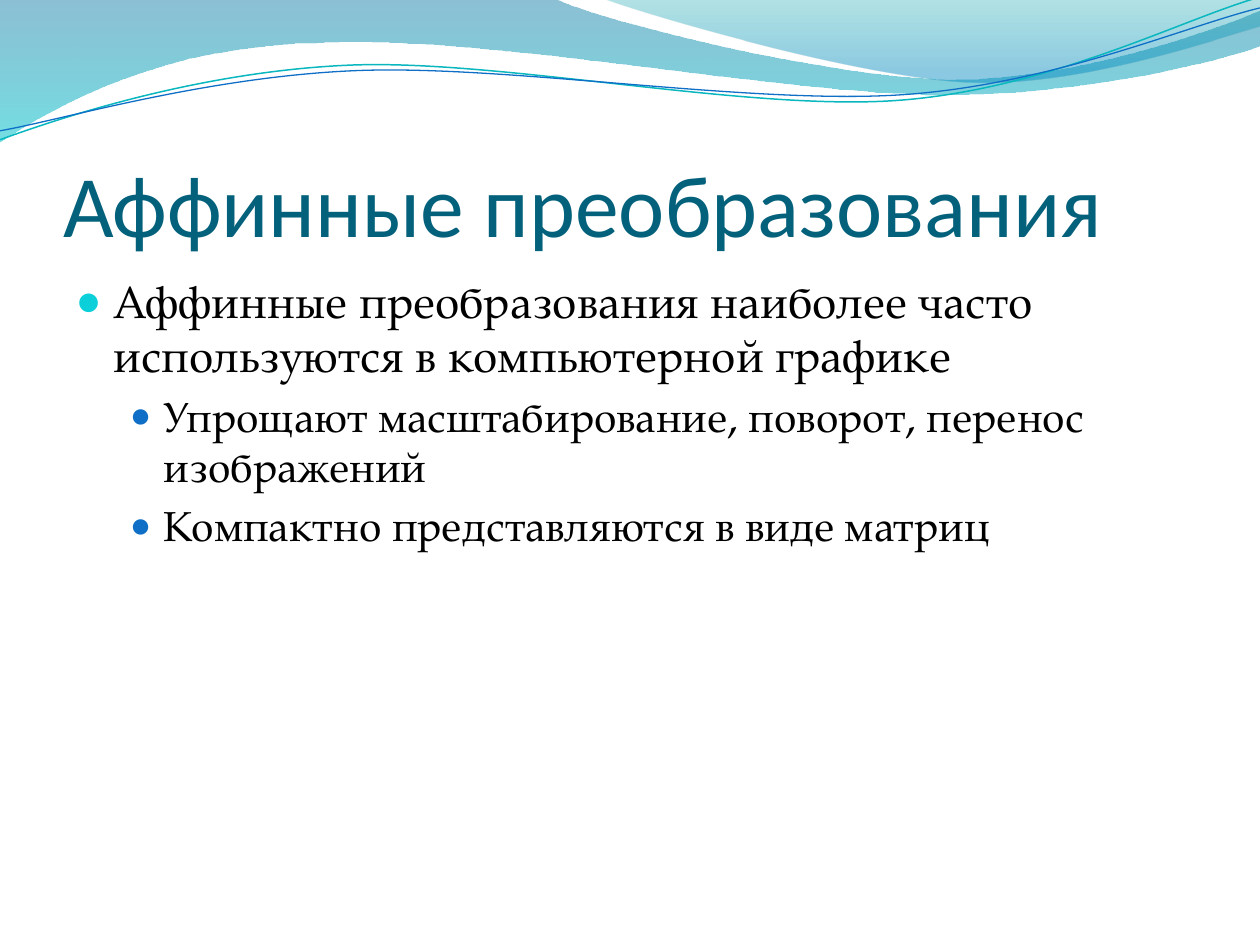
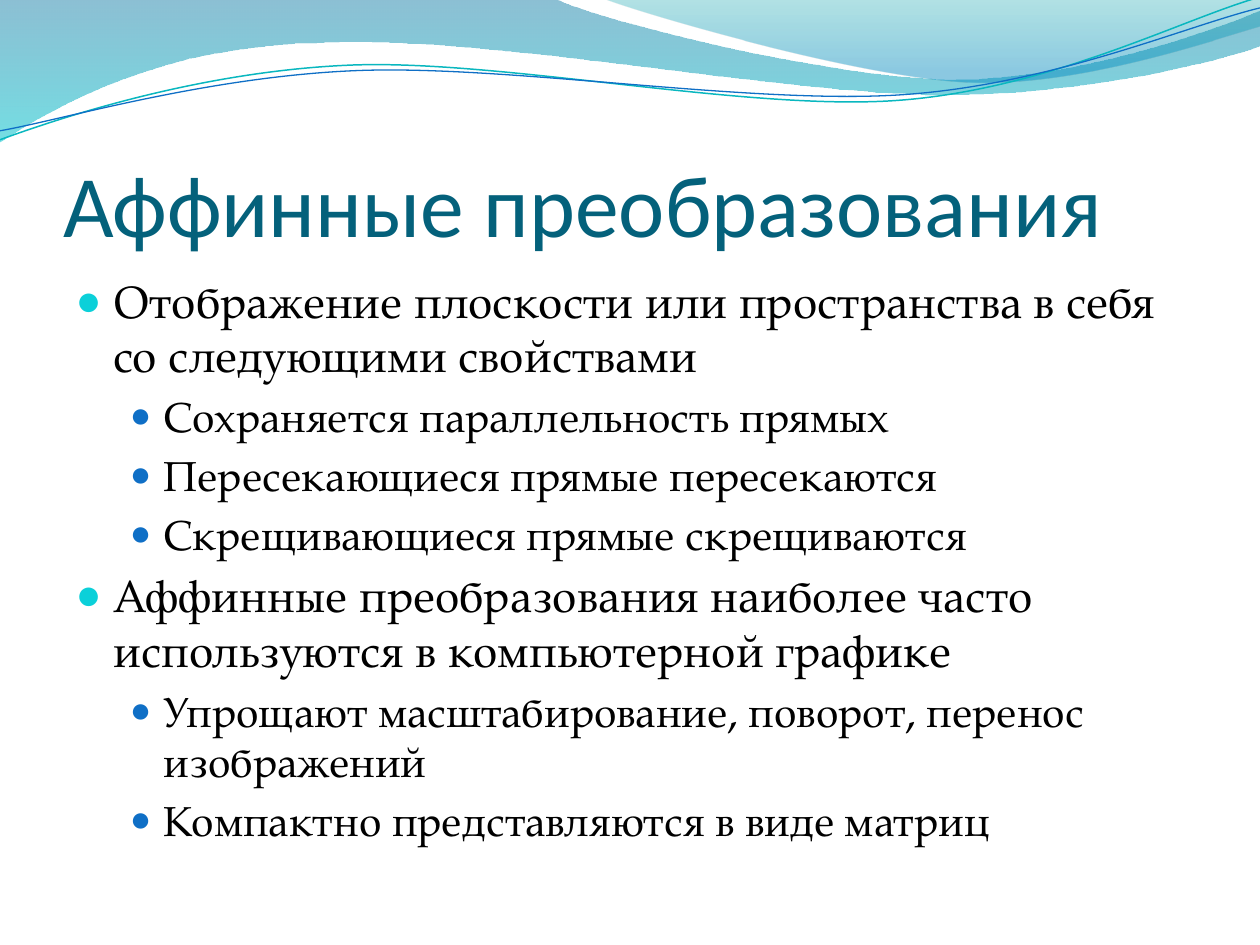
Before and after one commit to alexey-malov/cg-course, a slide deck: slide 69 of lectures/03 - Векторный анализ, трансформации и матрицы.pptx. Drawn at 1260x945 pixels with LibreOffice and Linux fonts; fonts in the diff are those of the drawing; background and template pictures are left out. Boxes give left, top, right and bottom in pixels: in the first picture for what was removed or moved away, otherwise in the second. Text is boxed around its words. In the diff, an @@ line names an element or a change of style, - is before the commit and + after.

```diff
--- a/lectures/03 - Векторный анализ, трансформации и матрицы.pptx
+++ b/lectures/03 - Векторный анализ, трансформации и матрицы.pptx
@@ text at (113, 286, 1155, 560): paragraphs added @@
+● Отображение плоскости или пространства в себя со следующими свойствами
+  ● Сохраняется параллельность прямых
+  ● Пересекающиеся прямые пересекаются
+  ● Скрещивающиеся прямые скрещиваются
```
Also in this commit, not shown: 31 other slides changed, 5 slides added, 1 slide removed.
